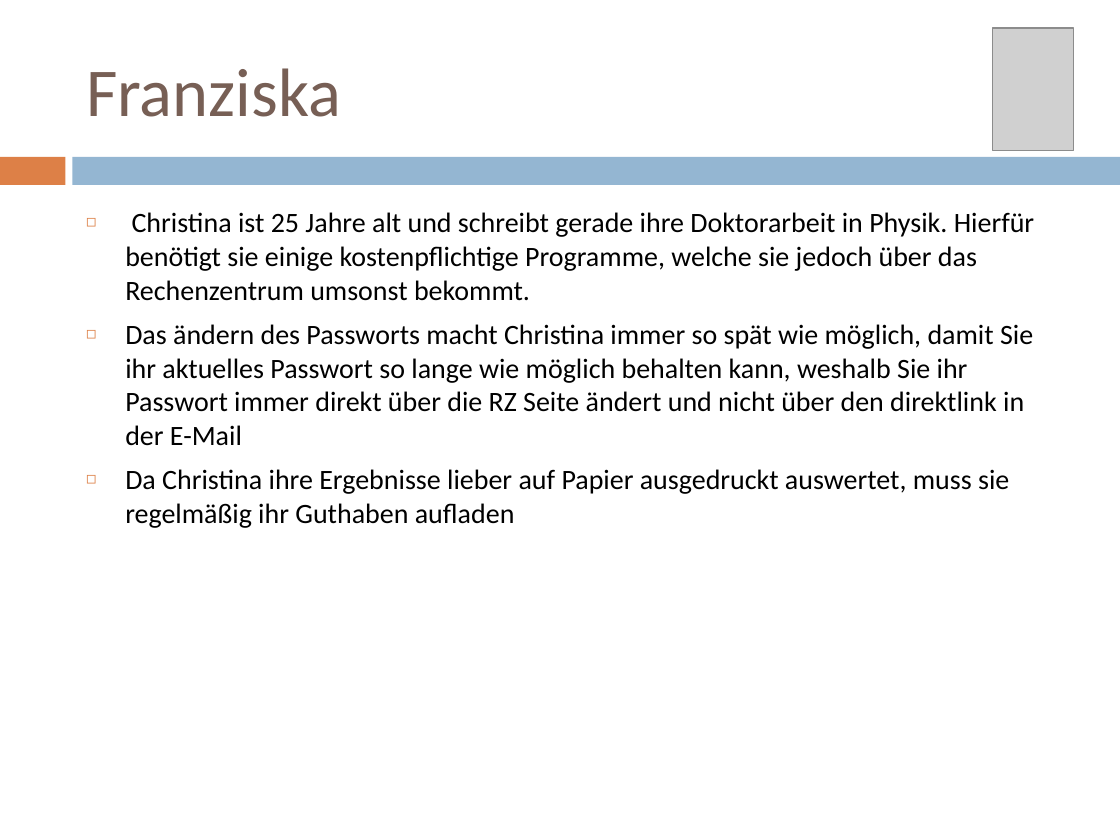
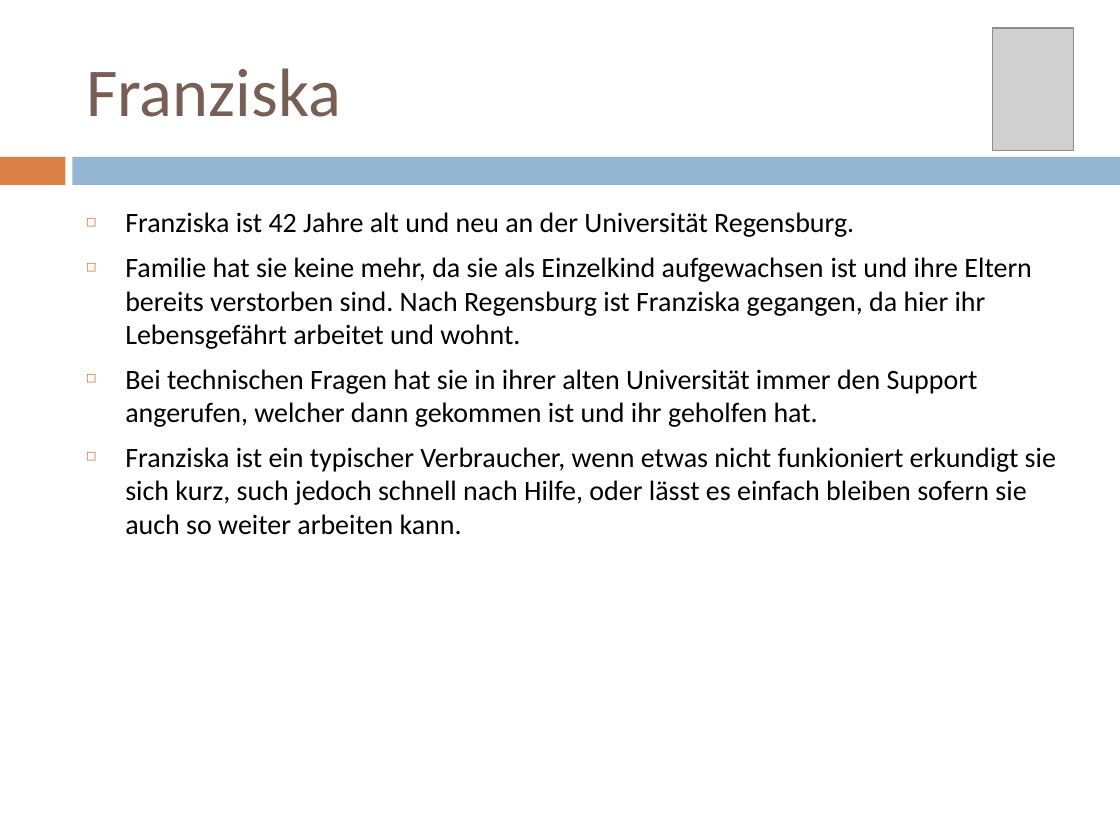
Before and after one commit to pinkdroyd/redesign-ur-rz, a slide deck: slide 16 of Personas und Szenarien/Personas_Redsign_RZ.pptx. Drawn at 1120x840 pixels with LibreOffice and Linux fonts; fonts in the diff are those of the drawing; grey boxes stand for pictures. Boxes give left, top, right and bottom in pixels: in the first picture for what was removed or moved away, otherwise in the second. Text is boxed around its words. In the diff, an @@ line names an element or a change of style, - is before the commit and + after.

```diff
--- a/Personas und Szenarien/Personas_Redsign_RZ.pptx
+++ b/Personas und Szenarien/Personas_Redsign_RZ.pptx
@@ text at <box>125,212,1056,535</box>: text changed @@
-◻ Christina ist 25 Jahre alt und schreibt gerade ihre Doktorarbeit in Physik. Hierfür benötigt sie einige kostenpflichtige Programme, welche sie jedoch über das Rechenzentrum umsonst bekommt.
-◻ Das ändern des Passworts macht Christina immer so spät wie möglich, damit Sie ihr aktuelles Passwort so lange wie möglich behalten kann, weshalb Sie ihr Passwort immer direkt über die RZ Seite ändert und nicht über den direktlink in der E-Mail
-◻ Da Christina ihre Ergebnisse lieber auf Papier ausgedruckt auswertet, muss sie regelmäßig ihr Guthaben aufladen
+◻ Franziska ist 42 Jahre alt und neu an der Universität Regensburg.
+◻ Familie hat sie keine mehr, da sie als Einzelkind aufgewachsen ist und ihre Eltern bereits verstorben sind. Nach Regensburg ist Franziska gegangen, da hier ihr Lebensgefährt arbeitet und wohnt.
+◻ Bei technischen Fragen hat sie in ihrer alten Universität immer den Support angerufen, welcher dann gekommen ist und ihr geholfen hat.
+◻ Franziska ist ein typischer Verbraucher, wenn etwas nicht funkioniert erkundigt sie sich kurz, such jedoch schnell nach Hilfe, oder lässt es einfach bleiben sofern sie auch so weiter arbeiten kann.
```
Also in this commit, not shown: 5 other slides changed, 1 other file.
